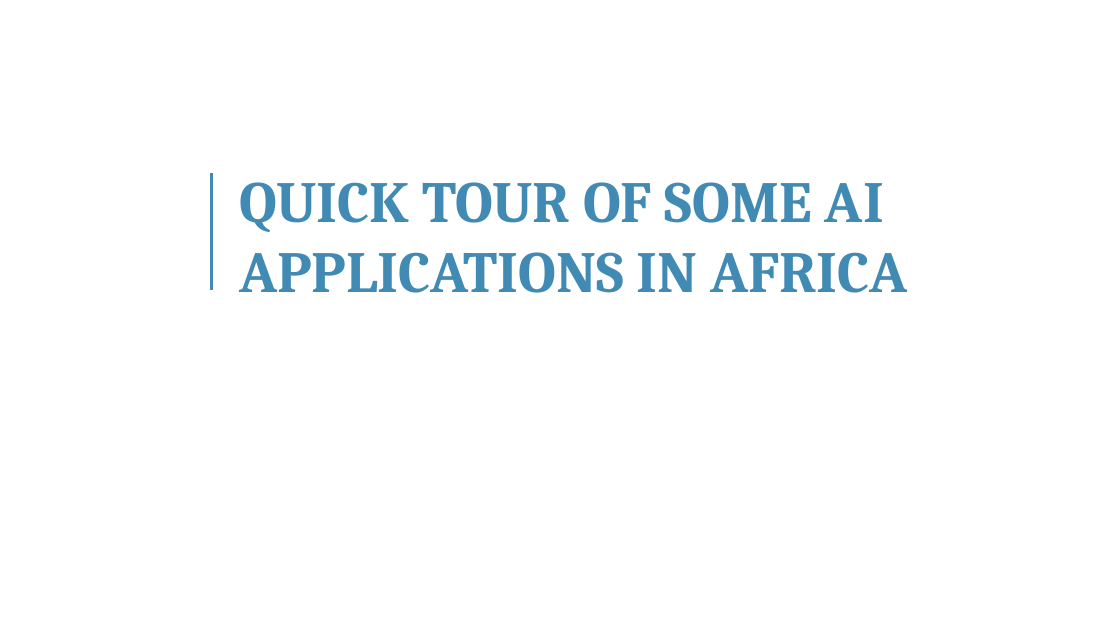
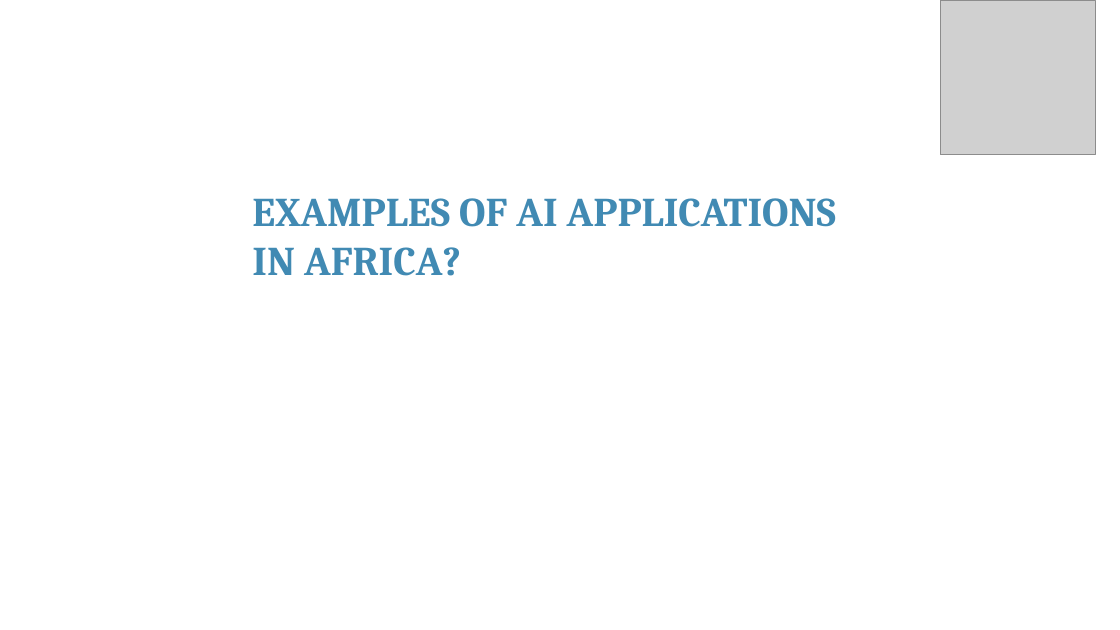
Before and after one commit to franckalbinet/itu-eaco-zanzibar-12-2018, a slide deck: slide 16 of presentations/session-5-application-of-ai.pptx. Drawn at 1120x630 pixels with LibreOffice and Linux fonts; fonts in the diff are those of the drawing; grey boxes stand for pictures; background and template pictures are left out. Boxes give left, top, right and bottom in pixels: in the first picture for what was removed or moved away, otherwise in the second. Text is boxed around its words. In the diff, an @@ line names an element or a change of style, - is before the commit and + after.

Commit message:
ai applications in Africa

```diff
--- a/presentations/session-5-application-of-ai.pptx
+++ b/presentations/session-5-application-of-ai.pptx
@@ picture added at (940, 0, 1095, 155) @@
@@ line removed from (212, 173) to (212, 291) @@
@@ text at (252, 198, 836, 276): text changed; size 50 to 35 pt @@
-QUICK TOUR OF SOME AI
-APPLICATIONS IN AFRICA
+EXAMPLES OF AI APPLICATIONS
+IN AFRICA?
```
Also in this commit, not shown: 2 other slides changed, 3 slides added, 4 slides removed, 1 other file.
